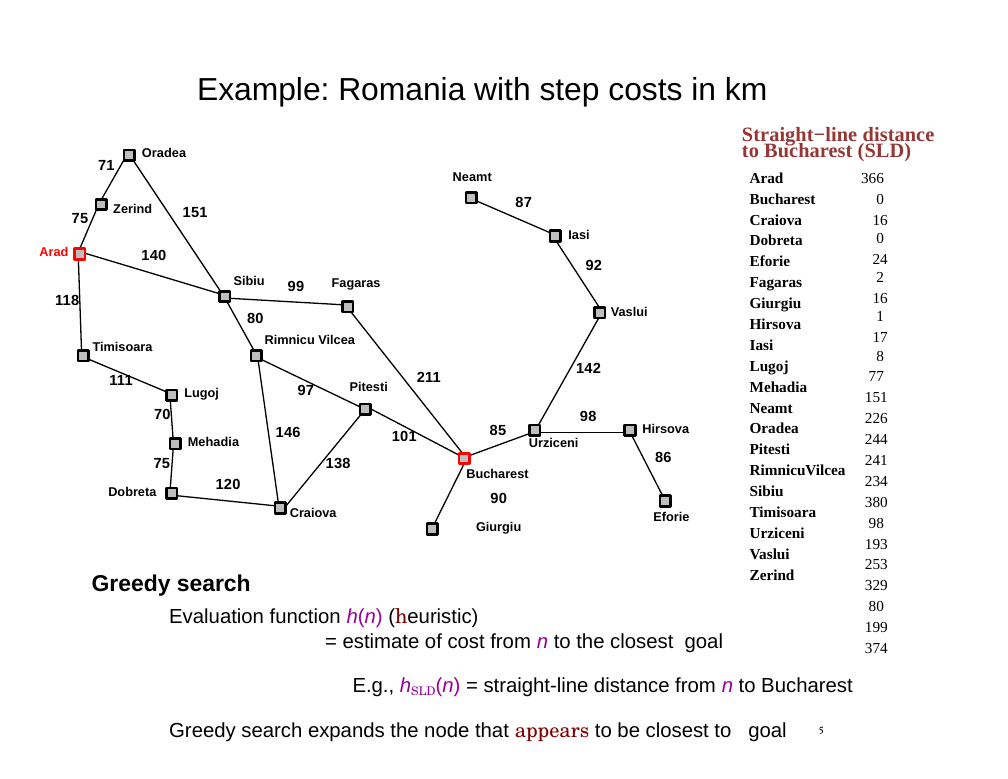
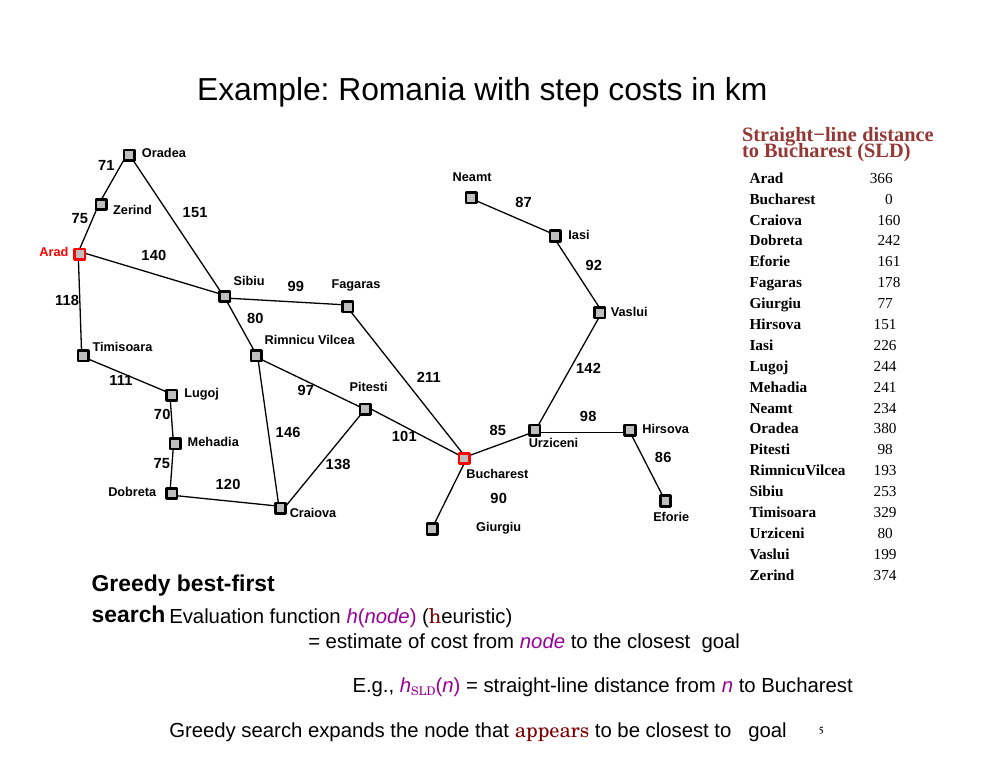
Before and after one commit to tdhock/2023-08-artificial-intelligence, a slide deck: slide 5 of slides/chapter3.2.pptx. Drawn at 1008x779 pixels with LibreOffice and Linux fonts; fonts in the diff are those of the drawing. Boxes give left, top, right and bottom in pixels: in the first picture for what was removed or moved away, otherwise in the second. Text is boxed around its words. In the diff, an @@ line names an element or a change of style, - is before the commit and + after.

```diff
--- a/slides/chapter3.2.pptx
+++ b/slides/chapter3.2.pptx
@@ freeform shape at [131,157,223,294]: outline redrawn @@
@@ text at [874,215,901,580]: indent changed @@
@@ text at [476,493,521,534]: letter spacing 0.2 to 0.1 pt in "90"; indent changed @@
@@ text at [92,574,275,623]: text changed @@
-Greedy search
+Greedy best-first search
@@ text at [169,608,740,653]: text changed @@
-Evaluation function h(n) (heuristic)
-= estimate of cost from n to the closest goal
+Evaluation function h(node) (heuristic)
+= estimate of cost from node to the closest goal
```
Also in this commit, not shown: 17 other slides changed, 3 other files.
